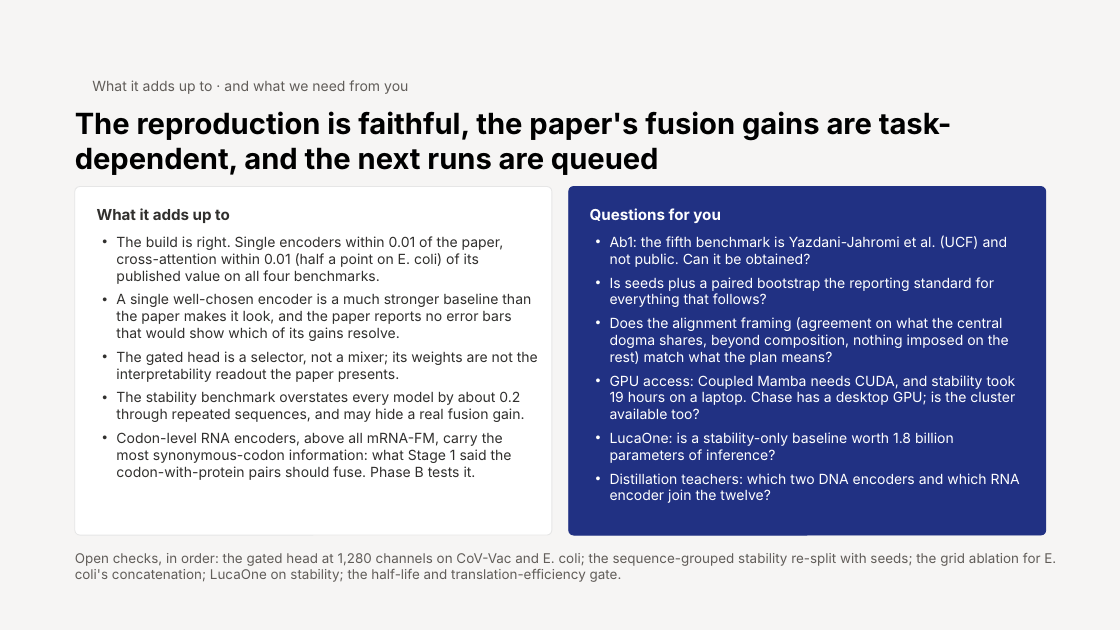
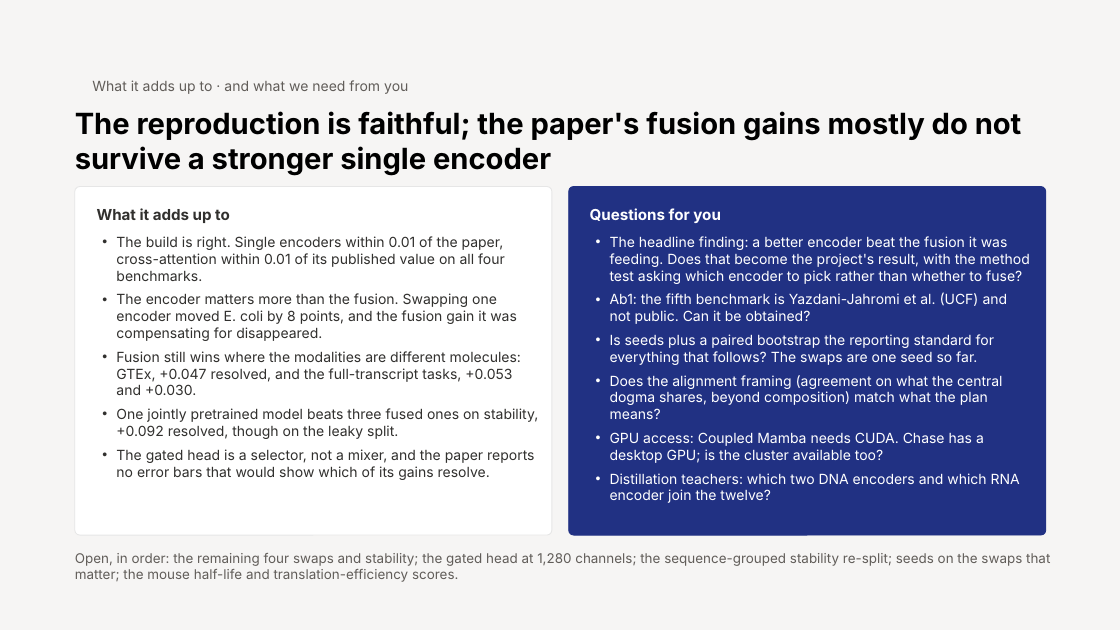
Before and after one commit to jtmckinley4/multimodal-bio-fusion, a slide deck: slide 13 of docs/notes/Slides/Mina_Progress_Slides_2026-10-22.pptx (slide 10 before the commit). Drawn at 1120x630 pixels with LibreOffice and Linux fonts; fonts in the diff are those of the drawing. Boxes give left, top, right and bottom in pixels: in the first picture for what was removed or moved away, otherwise in the second. Text is boxed around its words. In the diff, an @@ line names an element or a change of style, - is before the commit and + after.

```diff
--- a/docs/notes/Slides/Mina_Progress_Slides_2026-10-22.pptx
+++ b/docs/notes/Slides/Mina_Progress_Slides_2026-10-22.pptx
@@ title at box(75, 111, 1022, 176): text changed @@
-The reproduction is faithful, the paper's fusion gains are task-dependent, and the next runs are queued
+The reproduction is faithful; the paper's fusion gains mostly do not survive a stronger single encoder
@@ text at box(116, 236, 539, 480): text changed @@
-• The build is right. Single encoders within 0.01 of the paper, cross-attention within 0.01 (half a point on E. coli) of its published value on all four benchmarks.
-• A single well-chosen encoder is a much stronger baseline than the paper makes it look, and the paper reports no error bars that would show which of its gains resolve.
-• The gated head is a selector, not a mixer; its weights are not the interpretability readout the paper presents.
-• The stability benchmark overstates every model by about 0.2 through repeated sequences, and may hide a real fusion gain.
-• Codon-level RNA encoders, above all mRNA-FM, carry the most synonymous-codon information: what Stage 1 said the codon-with-protein pairs should fuse. Phase B tests it.
+• The build is right. Single encoders within 0.01 of the paper, cross-attention within 0.01 of its published value on all four benchmarks.
+• The encoder matters more than the fusion. Swapping one encoder moved E. coli by 8 points, and the fusion gain it was compensating for disappeared.
+• Fusion still wins where the modalities are different molecules: GTEx, +0.047 resolved, and the full-transcript tasks, +0.053 and +0.030.
+• One jointly pretrained model beats three fused ones on stability, +0.092 resolved, though on the leaky split.
+• The gated head is a selector, not a mixer, and the paper reports no error bars that would show which of its gains resolve.
@@ text at box(610, 236, 1030, 284): paragraph added @@
+• The headline finding: a better encoder beat the fusion it was feeding. Does that become the project's result, with the method test asking which encoder to pick rather than whether to fuse?
@@ text at box(610, 334, 1002, 463): text changed @@
-• Is seeds plus a paired bootstrap the reporting standard for everything that follows?
-• Does the alignment framing (agreement on what the central dogma shares, beyond composition, nothing imposed on the rest) match what the plan means?
-• GPU access: Coupled Mamba needs CUDA, and stability took 19 hours on a laptop. Chase has a desktop GPU; is the cluster available too?
-• LucaOne: is a stability-only baseline worth 1.8 billion parameters of inference?
+• Is seeds plus a paired bootstrap the reporting standard for everything that follows? The swaps are one seed so far.
+• Does the alignment framing (agreement on what the central dogma shares, beyond composition) match what the plan means?
+• GPU access: Coupled Mamba needs CUDA. Chase has a desktop GPU; is the cluster available too?
@@ text at box(75, 553, 1050, 582): text changed @@
-Open checks, in order: the gated head at 1,280 channels on CoV-Vac and E. coli; the sequence-grouped stability re-split with seeds; the grid ablation for E. coli's concatenation; LucaOne on stability; the half-life and translation-efficiency gate.
+Open, in order: the remaining four swaps and stability; the gated head at 1,280 channels; the sequence-grouped stability re-split; seeds on the swaps that matter; the mouse half-life and translation-efficiency scores.
```
Also in this commit, not shown: 4 other slides changed, 3 slides added.
